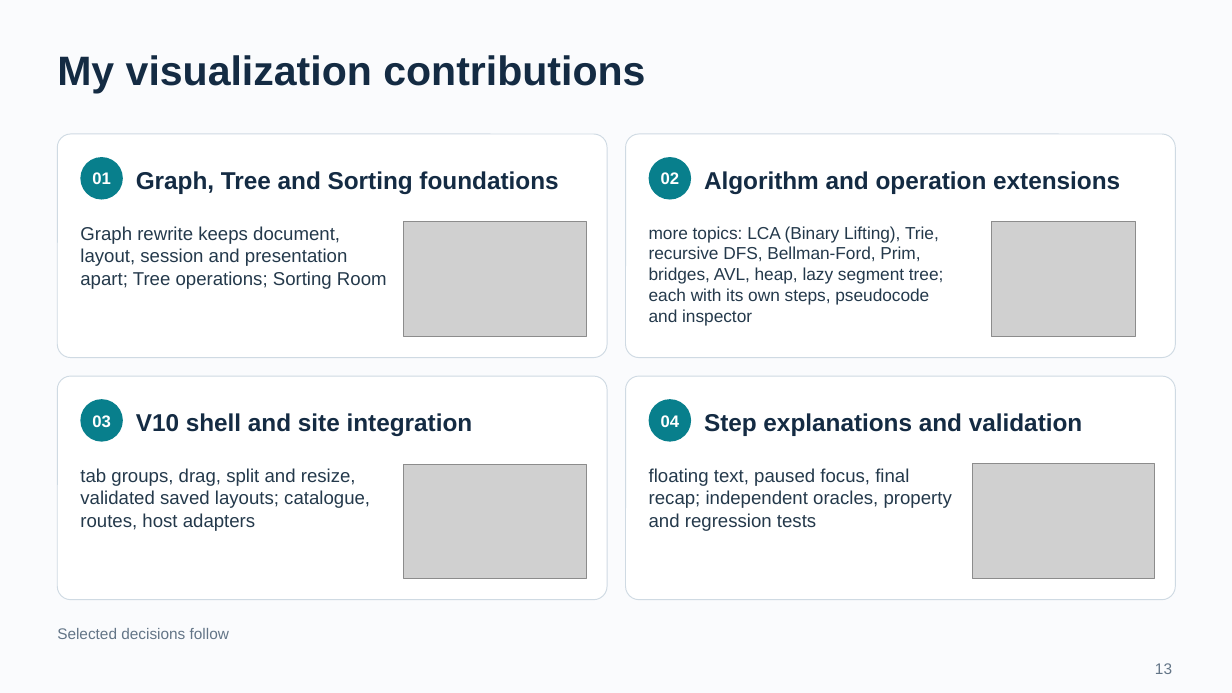
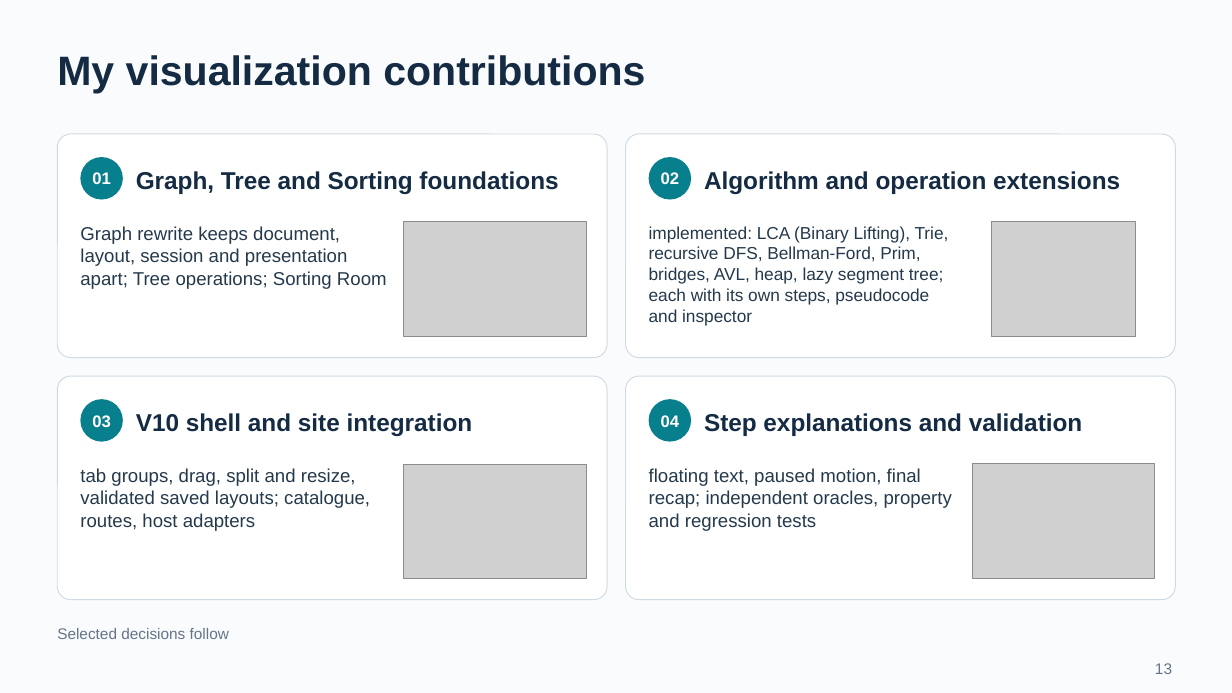
Before and after one commit to BJoozz/docsforfyp, a slide deck: slide 13 of presentation/VisuAlgo_CA_Presentation.pptx. Drawn at 1232x693 pixels with LibreOffice and Linux fonts; fonts in the diff are those of the drawing; grey boxes stand for pictures. Boxes give left, top, right and bottom in pixels: in the first picture for what was removed or moved away, otherwise in the second. Text is boxed around its words. In the diff, an @@ line names an element or a change of style, - is before the commit and + after.

```diff
--- a/presentation/VisuAlgo_CA_Presentation.pptx
+++ b/presentation/VisuAlgo_CA_Presentation.pptx
@@ text at (649, 226, 949, 325): text changed @@
-more topics: LCA (Binary Lifting), Trie, recursive DFS, Bellman-Ford, Prim, bridges, AVL, heap, lazy segment tree; each with its own steps, pseudocode and inspector
+implemented: LCA (Binary Lifting), Trie, recursive DFS, Bellman-Ford, Prim, bridges, AVL, heap, lazy segment tree; each with its own steps, pseudocode and inspector
@@ text at (649, 468, 952, 531): text changed @@
-floating text, paused focus, final recap; independent oracles, property and regression tests
+floating text, paused motion, final recap; independent oracles, property and regression tests
```
Also in this commit, not shown: 8 other slides changed, 18 other files.
